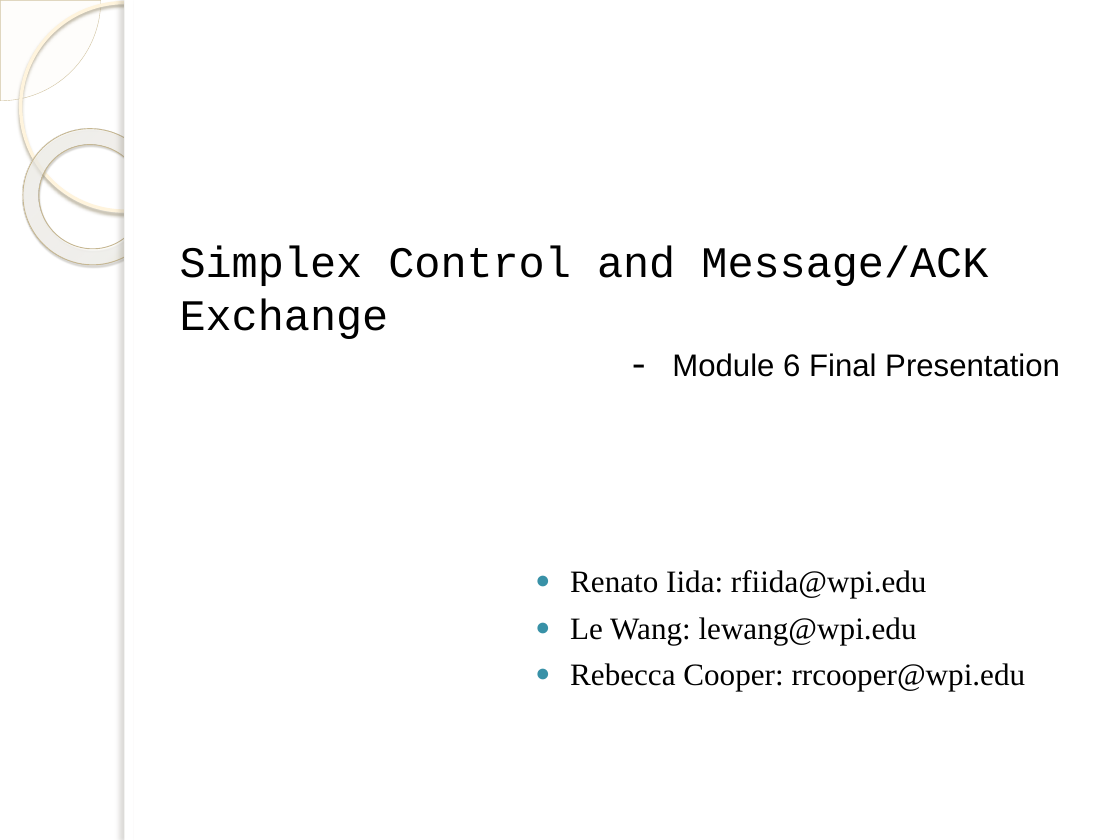
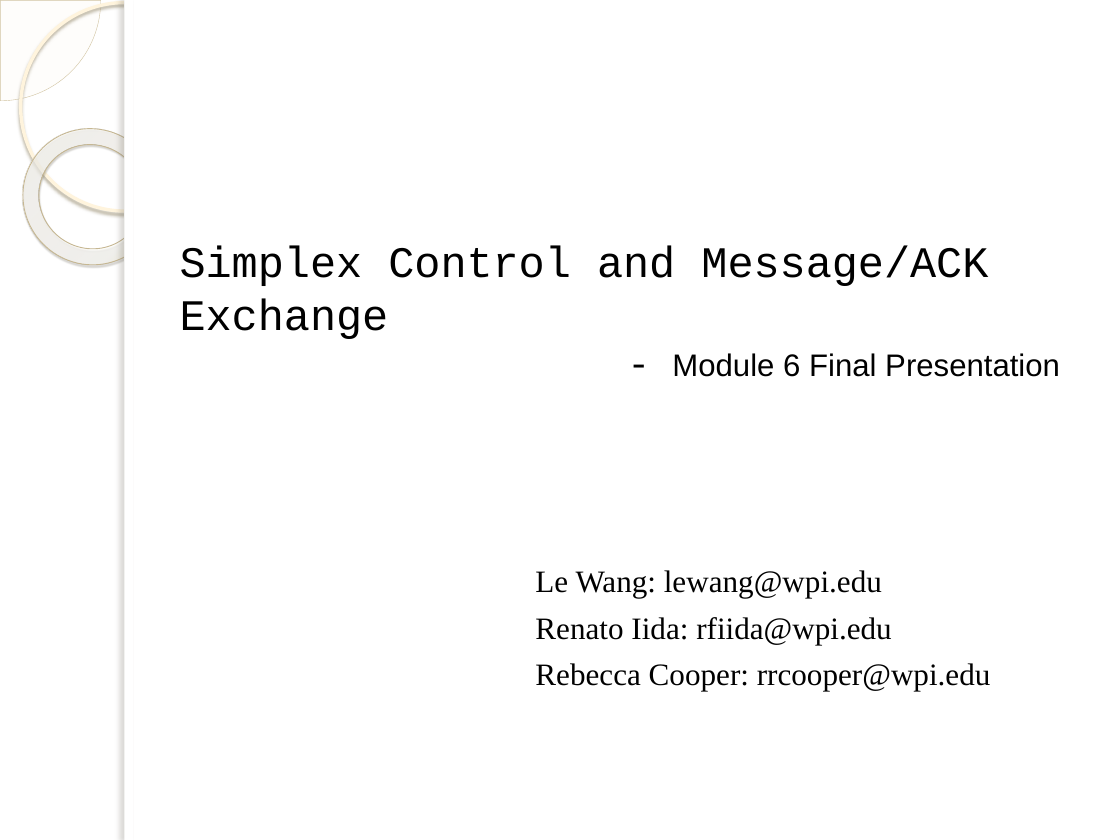
Before and after one commit to isamubr/ece405group6, a slide deck: slide 1 of 4305 Final Presentation.pptx. Drawn at 1120x840 pixels with LibreOffice and Linux fonts; fonts in the diff are those of the drawing; background and template pictures are left out. Boxes give left, top, right and bottom in pixels: in the first picture for what was removed or moved away, otherwise in the second. Text is boxed around its words. In the diff, an @@ line names an element or a change of style, - is before the commit and + after.

```diff
--- a/4305 Final Presentation.pptx
+++ b/4305 Final Presentation.pptx
@@ text at [535,570,882,598]: paragraph added @@
+Le Wang: lewang@wpi.edu
@@ text at [535,617,991,691]: bullet ● to none @@
@@ text at [570,617,917,644]: paragraph removed @@
-● Le Wang: lewang@wpi.edu
```
Also in this commit, not shown: 3 other slides changed, 16 slides added, 4 slides removed.
